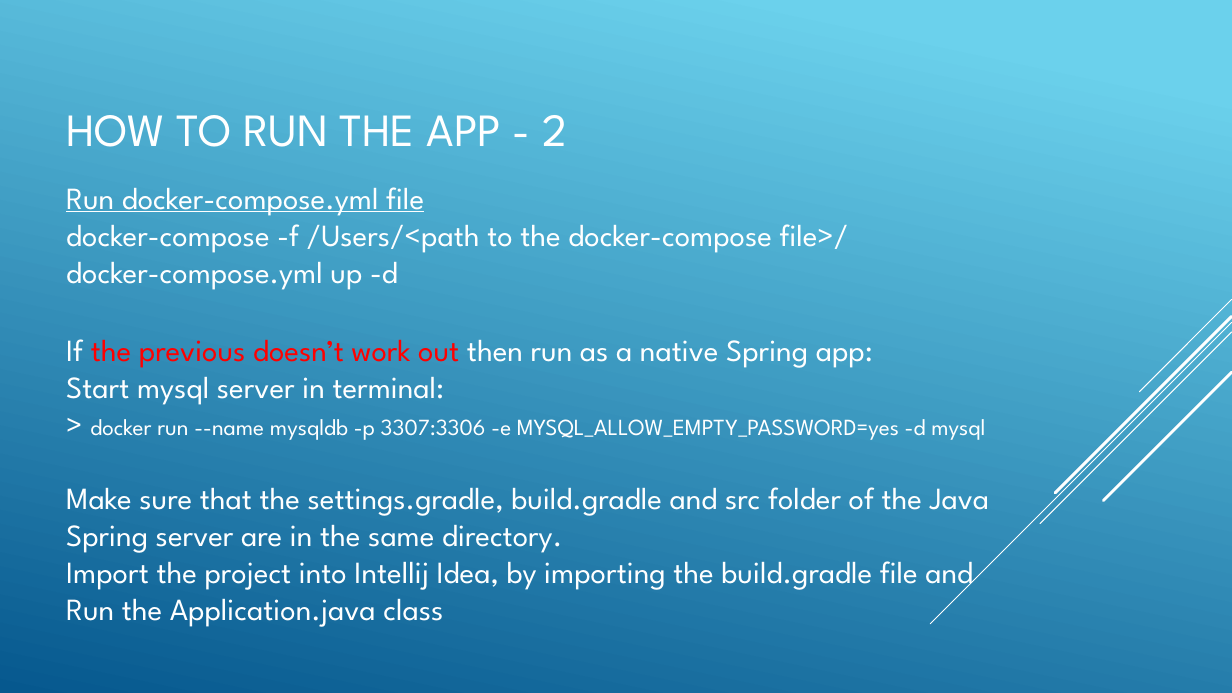
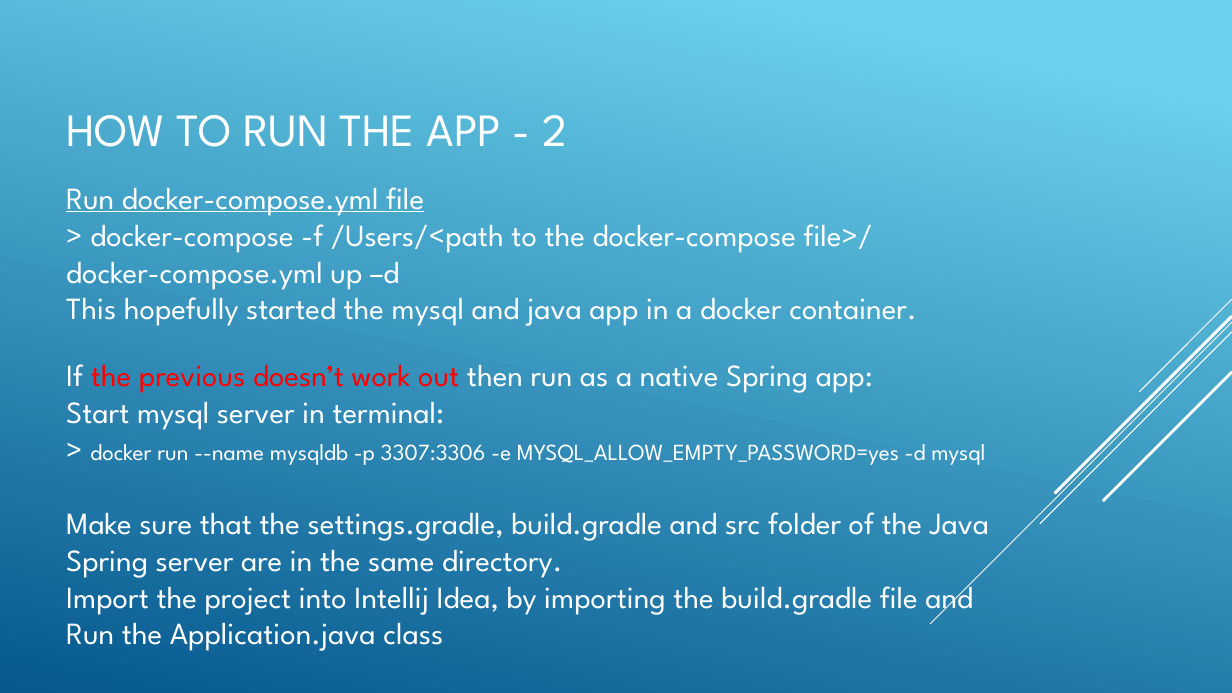
Before and after one commit to davidmszab0/Practice, a slide deck: slide 11 of android tutorials/Project/FriendFinder 1.0/friendFinder.pptx. Drawn at 1232x693 pixels with LibreOffice and Linux fonts; fonts in the diff are those of the drawing. Boxes give left, top, right and bottom in pixels: in the first picture for what was removed or moved away, otherwise in the second. Text is boxed around its words. In the diff, an @@ line names an element or a change of style, - is before the commit and + after.

```diff
--- a/android tutorials/Project/FriendFinder 1.0/friendFinder.pptx
+++ b/android tutorials/Project/FriendFinder 1.0/friendFinder.pptx
@@ text at bbox=[66, 215, 916, 326]: text changed @@
-docker-compose -f /Users/<path to the docker-compose file>/
-docker-compose.yml up -d
+> docker-compose -f /Users/<path to the docker-compose file>/
+docker-compose.yml up –d
+This hopefully started the mysql and java app in a docker container.
@@ text "If the previous doesn’t work ...": place and size @@
-text "If the previous doesn’t work ..." at bbox=[66, 339, 989, 627]
+text "If the previous doesn’t work ..." at bbox=[66, 364, 989, 651]
```
Also in this commit, not shown: 1 other slide changed, 1 other file.
